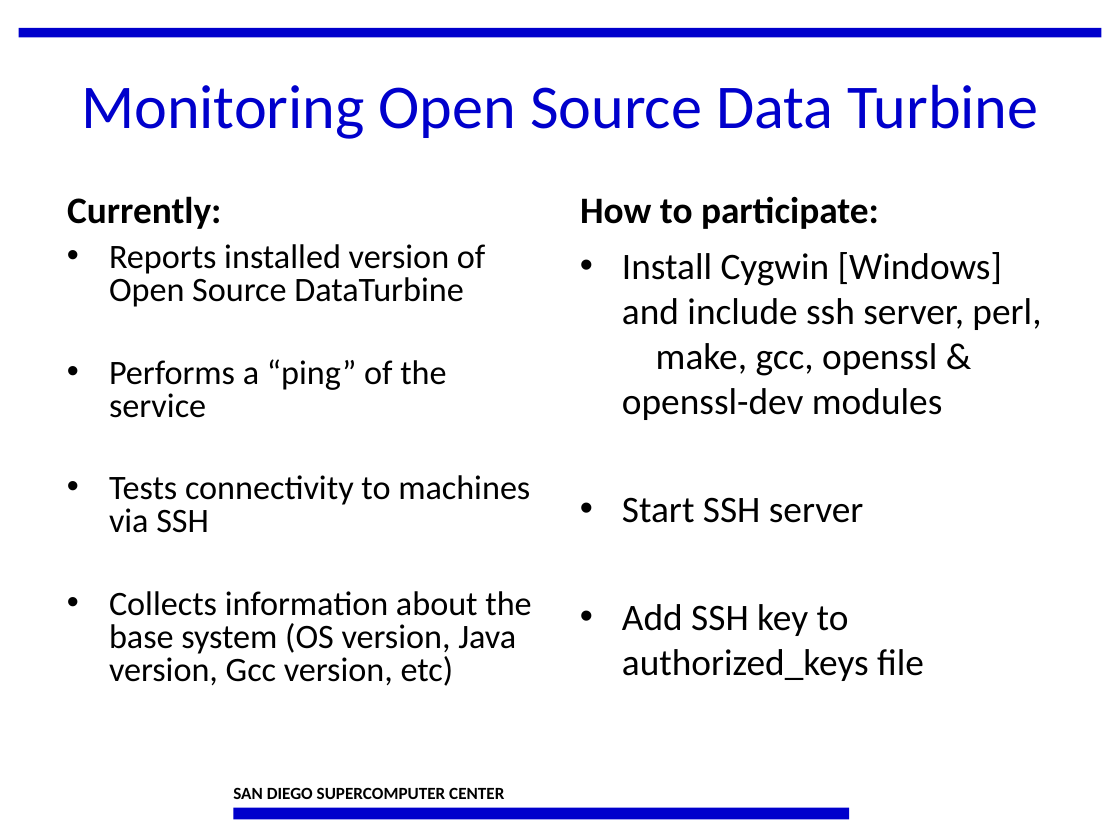
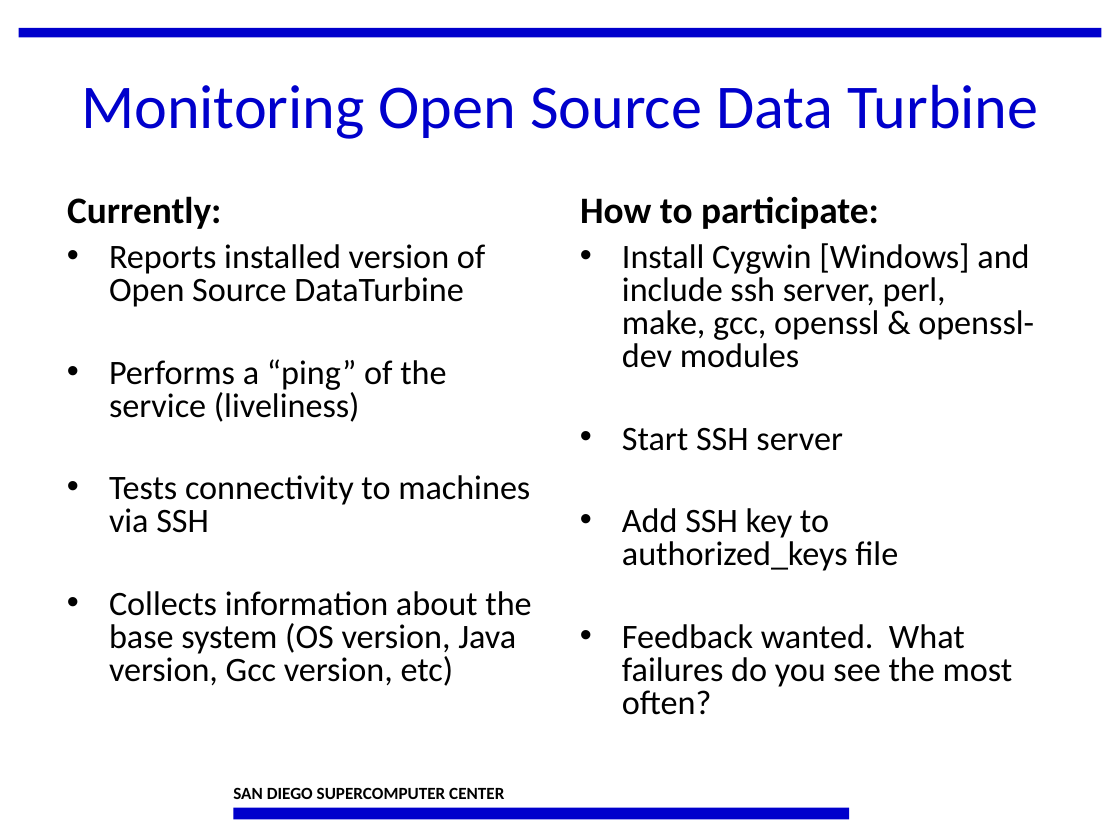
Before and after one commit to IncaProject/inca-xsede, a slide deck: slide 7 of talks/inca-osdt.ppt (slide 5 before the commit). Drawn at 1120x840 pixels with LibreOffice and Linux fonts; fonts in the diff are those of the drawing; background and template pictures are left out. Boxes give left, top, right and bottom in pixels: in the first picture for what was removed or moved away, otherwise in the second. Text is boxed around its words. In the diff, an @@ line names an element or a change of style, - is before the commit and + after.

```diff
--- a/talks/inca-osdt.ppt
+++ b/talks/inca-osdt.ppt
@@ text at (622,243,1034,571): size 24 to 22 pt in "Install Cygwin [Windows] and include ssh server, ...", "Start SSH server", "Add SSH key to authorized_keys file"; line spacing 1 to 0.8 @@
@@ text at (109,359,446,422): text changed @@
-• Performs a “ping” of the service
+• Performs a “ping” of the service (liveliness)
@@ text at (622,624,1013,715): paragraph added @@
+• Feedback wanted. What failures do you see the most often?
```
Also in this commit, not shown: 1 other slide changed, 1 slide added.
